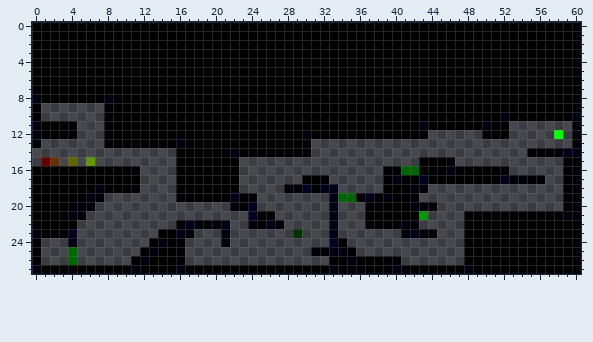
File history of a pixel-art sprite, The Seekers Way 0.2/Level2.png. Above, as it was before the edit.
The file is 61x28 pixels. Colours within 5 levels of each other are drawn and written as one.
The same view after the edit:
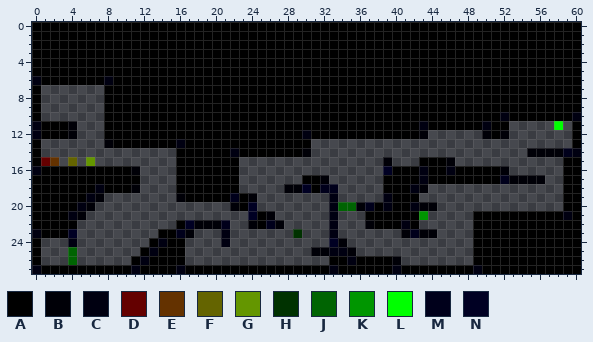
Palette (. is transparent): A #000000  B #000007  C #000011  D #640000  E #643200  F #646400  G #649600  H #003200  J #006402  K #009600  L #00ff00  M #00001b  N #000023
From old to new:
@@ x 0..60 @@
  5 AAAAAAAAAAAAAAAAAAAAAAAAAAAAAAAAAAAAAAAAAAAAAAAAAAAAAAAAAAAAA
- 6 AAAAAAAAAAAAAAAAAAAAAAAAAAAAAAAAAAAAAAAAAAAAAAAAAAAAAAAAAAAAA
- 7 AAAAAAAAAAAAAAAAAAAAAAAAAAAAAAAAAAAAAAAAAAAAAAAAAAAAAAAAAAAAA
- 8 CAAAAAAACAAAAAAAAAAAAAAAAAAAAAAAAAAAAAAAAAAAAAAAAAAAAAAAAAAAA
+ 6 CAAAAAAACAAAAAAAAAAAAAAAAAAAAAAAAAAAAAAAAAAAAAAAAAAAAAAAAAAAA
+ 7 A.......AAAAAAAAAAAAAAAAAAAAAAAAAAAAAAAAAAAAAAAAAAAAAAAAAAAAA
+ 8 A.......AAAAAAAAAAAAAAAAAAAAAAAAAAAAAAAAAAAAAAAAAAAAAAAAAAAAA
  9 A.......AAAAAAAAAAAAAAAAAAAAAAAAAAAAAAAAAAAAAAAAAAAAAAAAAAAAA
 10 A.......AAAAAAAAAAAAAAAAAAAAAAAAAAAAAAAAAAAAAAAAAAAACAAAAAAAC
-11 CAAAB...AAAAAAAAAAAAAAAAAAAAAAAAAAAAAAAAAAACAAAAAACAA.......A
-12 CAAAB...AAAAAAAAAAAAAAAAAAAAAACAAAAAAAAAAAAB......BAB.....L.A
-13 B.......BAAAAAAACAAAAAAAAAAAAAA.............................A
-14 ................AAAAAACAAAAAAAB........................BBBBMC
-15 .DE.F.G.........AAAAAAA....................AAAB............AA
-16 AAAAAAAAAAAB....AAAAAAA................ABJJAAACAAAAAB......AA
-17 AAAAAAAAAAAA....AAAAAAA.......AAB......ACAAMAAAAAAAAMBBBB..AA
+11 CAAAB...AAAAAAAAAAAAAAAAAAAAAAAAAAAAAAAAAAACAAAAAACAA.....L.A
+12 CAAAB...AAAAAAAAAAAAAAAAAAAAAACAAAAAAAAAAAAB......BAB.......A
+13 A.......BAAAAAAACAAAAAAAAAAAAAA.............................A
+14 A...............AAAAAACAAAAAAAB........................BBBBMC
+15 ADE.F.G.........AAAAAAA................B...AAAB............AA
+16 CAAAAAAAAAAB....AAAAAAA................NAAACAACAAAAAB......AA
+17 AAAAAAAAAAAA....AAAAAAA.......AAB......AAAACAAAAAAAAMBBBB..AA
 18 AAAAAAACAAAB....AAAAAAA.....BBNAMM.....AAACB...............AA
-19 AAAAAACB........BAAAAAMAB........CJJBMACAAA................AA
-20 AAAAACB...............BAN........C...AAAAACBB..............AA
-21 AAAACB..................NAB......C...AAAAAAK....AAAAAAAAAAACA
-22 AAAAA...........ANBBBM..BAMB.....C...BAAACA.....AAAAAAAAAAAAA
-23 CAAAN.........AAMB...C.......H...C.......BMBB...AAAAAAAAAAAAA
-24 A...C........ACAA....C...........NB.............AAAAAAAAAAAAA
-25 A...J.......ACAAA..............BBCCB............AAAAAAAAAAAAA
-26 A...J......ACAAAA................AACAAAAB.......AAAAAAAAAAAAA
-27 CAAAAAAAAAACAAAACAAAAAAAAAAAAAAAACAAAAAACAAAAAAACAAAAAAAAAAAA
+19 AAAAAACB........BAAAAAMAB........C.....CAAA................AA
+20 AAAAACB...............BAN........CJJBMACAACBB..............AA
+21 AAAACB..................NAB......C...AAAAAAK.....AAAAAAAAAACA
+22 AAAAA...........ANBBBM..BAMB.....C...BAAACA......AAAAAAAAAAAA
+23 CAAAN.........AAMB...C.......H...C.......BMBB....AAAAAAAAAAAA
+24 A...C........ACAA....C...........NB..............AAAAAAAAAAAA
+25 A...J.......ACAAA..............BBCCB.............AAAAAAAAAAAA
+26 A...J......ACAAAA................AACAAAAB........AAAAAAAAAAAA
+27 CAAAAAAAAAACAAAACAAAAAAAAAAAAAAAACAAAAAACAAAAAAAACAAAAAAAAAAA
Changed places in both pictures, as pixel boxes (x1, y1, x2, y2):
changed: (32, 76, 113, 103)
changed: (554, 121, 563, 139)
changed: (32, 139, 41, 175)
changed: (338, 157, 428, 211)
changed: (464, 211, 482, 274)
